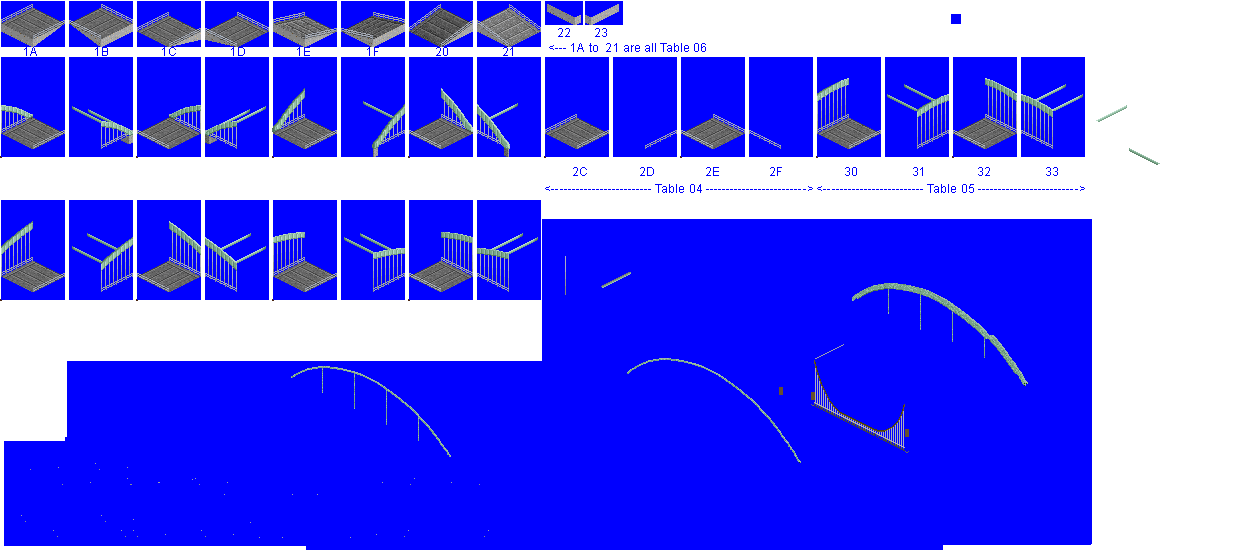
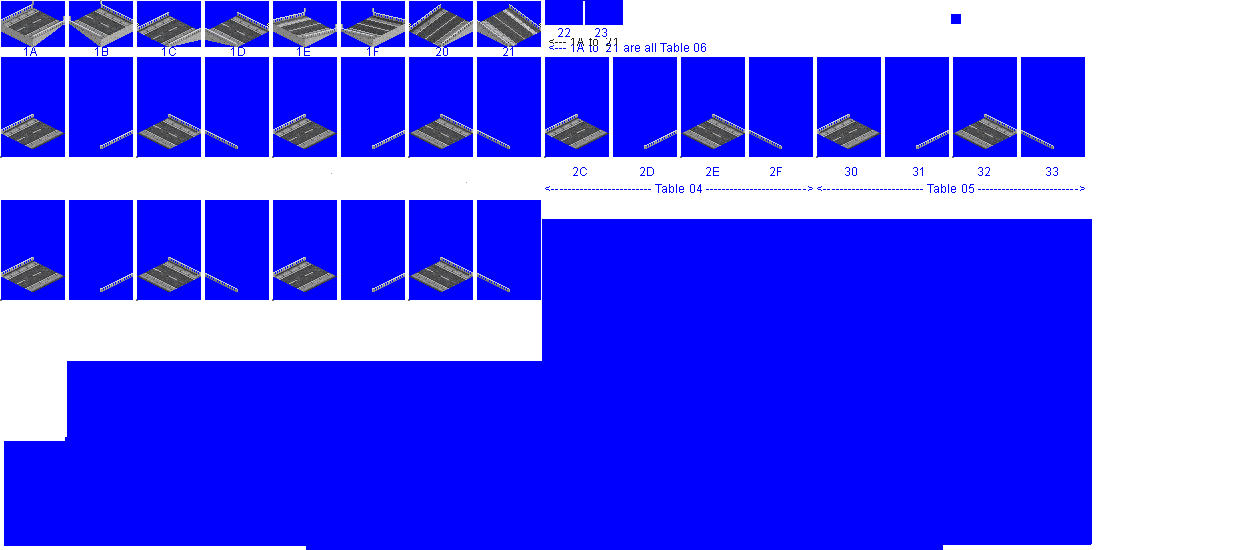
Two versions of the same layered image (1234 × 550). Layer-by-layer changes:
hid "Pasted Layer #1" over [1, 4, 619, 47]
hid "arch main copy #1" over [1, 78, 1053, 463]
hid "glasnder silver" over [1, 4, 1053, 538]
hid "wires" over [1, 82, 1053, 453]
hid "crossbeams" over [72, 84, 1160, 288]
hid "rail base urban" over [0, 1, 1017, 301]
renamed "base" to "roadbase", showed it, painted on it over [0, 0, 1054, 301]
